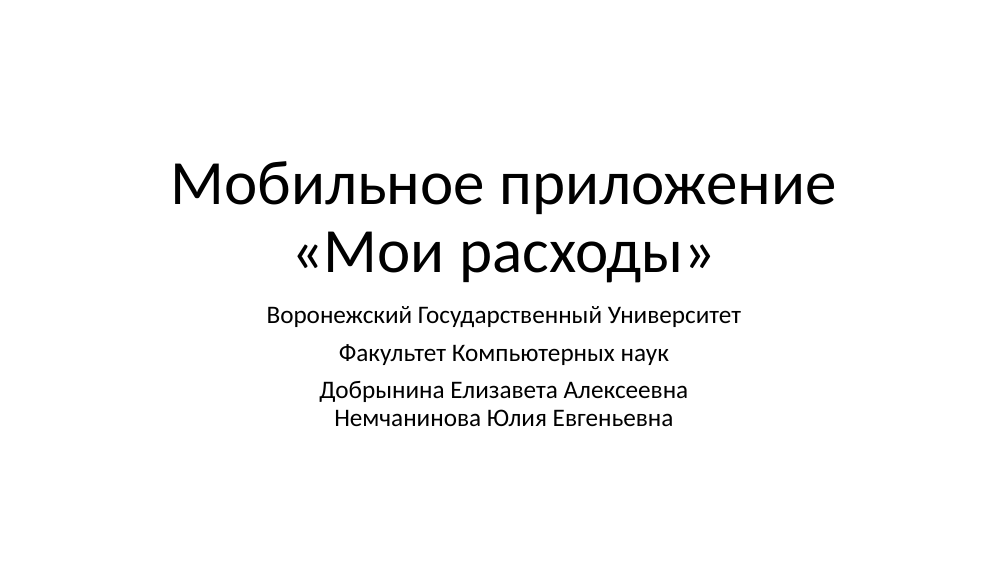
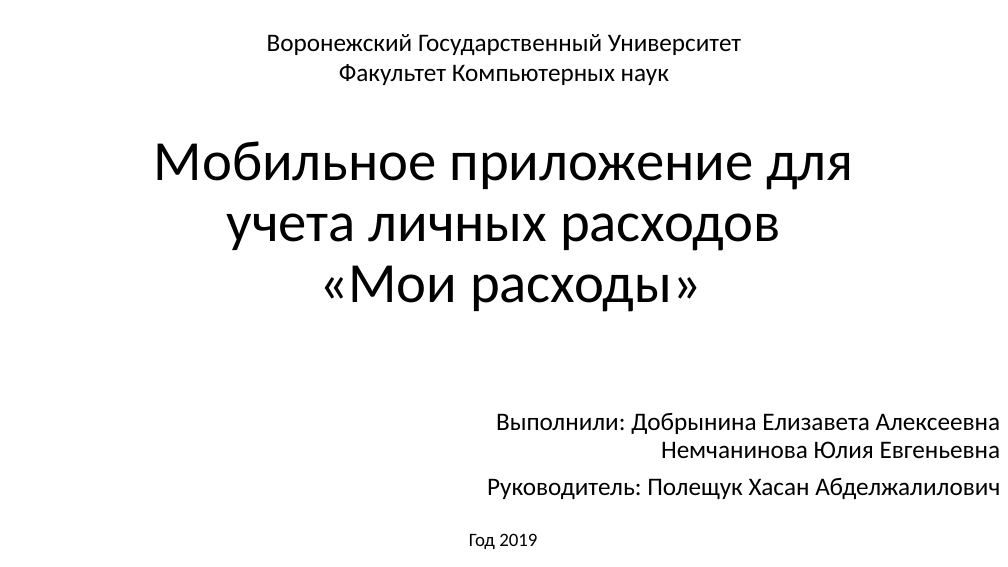
Before and after one commit to liza-dobrynina/MyCosts, a slide deck: slide 1 of Документация/Презентация.pptx. Drawn at 1008x567 pixels with LibreOffice and Linux fonts; fonts in the diff are those of the drawing. Boxes give left, top, right and bottom in pixels: in the first picture for what was removed or moved away, otherwise in the second. Text is boxed around its words. In the diff, an @@ line names an element or a change of style, - is before the commit and + after.

```diff
--- a/Документация/Презентация.pptx
+++ b/Документация/Презентация.pptx
@@ text added at box(267, 34, 741, 85), 24 pt, text #000000 @@
+Воронежский Государственный Университет
+Факультет Компьютерных наук
@@ title at box(154, 141, 853, 312): text changed; size 60 to 54 pt @@
-Мобильное приложение «Мои расходы»
+Мобильное приложение для учета личных расходов
+«Мои расходы»
@@ subtitle at box(487, 413, 1001, 499): text changed @@
-Воронежский Государственный Университет
-Факультет Компьютерных наук
-Добрынина Елизавета Алексеевна
-Немчанинова Юлия Евгеньевна
+Выполнили: Добрынина Елизавета Алексеевна
+Немчанинова Юлия Евгеньевна
+Руководитель: Полещук Хасан Абделжалилович
@@ text added at box(469, 533, 537, 549), 18 pt, text #000000 @@
+Год 2019
```
Also in this commit, not shown: 14 other slides changed, 1 slide added, 2 slides removed.
